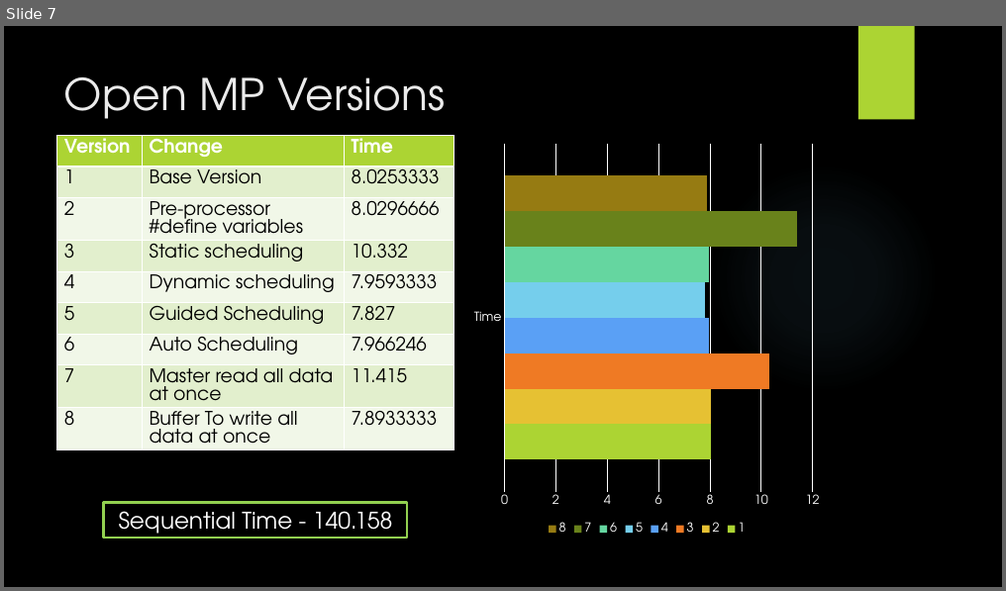
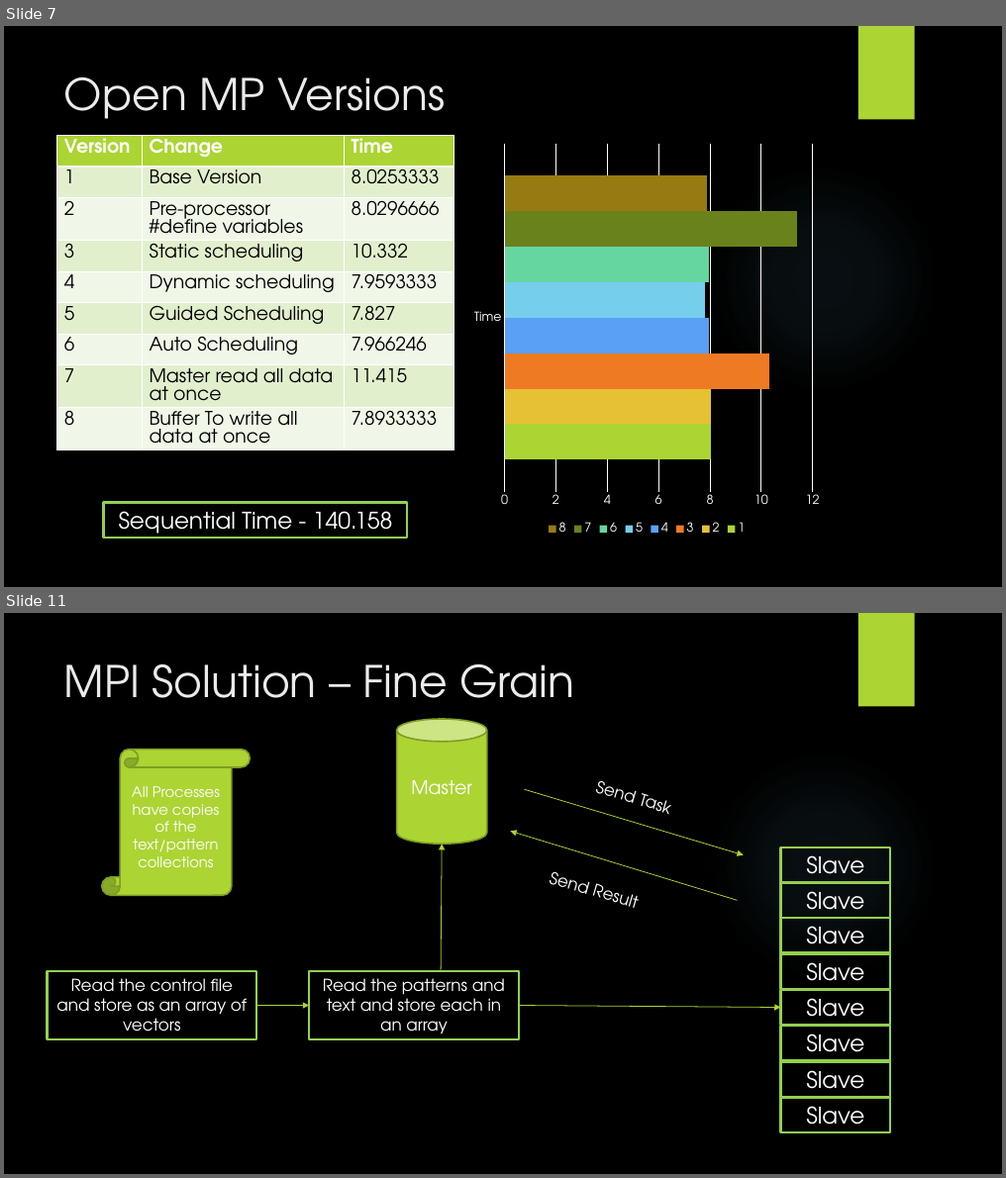
Before and after one commit to jordantoaster/Jordans-Repo, a slide deck: BestHPC/presentation.pptx. Shown one above the other, each under a label of ours: slide 7 before the commit, slides 7 and 11 after it; the slides between them are not shown. The pictures are 1006x591 and 1006x1178 pixels, drawn with LibreOffice and Linux fonts; fonts in the diff are those of the drawing; background and template pictures are left out. Boxes give left, top, right and bottom in pixels: in the first picture for what was removed or moved away, otherwise in the second. Text is boxed around its words. In the diff, an @@ line names an element or a change of style, - is before the commit and + after.

```diff
--- a/BestHPC/presentation.pptx
+++ b/BestHPC/presentation.pptx
@@ slide 11 added at <box>4,613,1002,1174</box>, background picture (left out); not listed: 2 template elements that a slide beside it also shows @@
@@ title added at <box>64,664,574,698</box>, 42 pt, text #EBEBEB @@
+MPI Solution – Fine Grain
@@ cylinder added at <box>397,719,487,845</box>, fill #ACD433, outline #7F9D26 1.5 pt, 18 pt, text #FFFFFF @@
+Master
@@ vertical scroll added at <box>102,750,251,895</box>, fill #ACD433, outline #7F9D26 1.5 pt, 14 pt, text #FFFFFF @@
+All Processes have copies of the text/pattern collections
@@ arrow added from (525, 789) to (744, 856), #ACD433 0.75 pt @@
@@ text added at <box>595,781,669,814</box>, 16 pt, text #FFFFFF @@
+Send Task
@@ arrow added from (441, 971) to (442, 845), #ACD433 0.75 pt @@
@@ arrow added from (737, 900) to (510, 831), #ACD433 0.75 pt @@
@@ rectangle added at <box>781,848,890,882</box>, outline #92D050 2.25 pt, 22 pt, text #FFFFFF @@
+Slave
@@ text added at <box>548,872,587,894</box>, 16 pt, text #FFFFFF @@
+Send Result
@@ rectangle added at <box>781,882,890,918</box>, outline #92D050 2.25 pt, 22 pt, text #FFFFFF @@
+Slave
@@ rectangle added at <box>781,918,890,953</box>, outline #92D050 2.25 pt, 22 pt, text #FFFFFF @@
+Slave
@@ rectangle added at <box>781,955,890,989</box>, outline #92D050 2.25 pt, 22 pt, text #FFFFFF @@
+Slave
@@ rectangle added at <box>48,971,257,1040</box>, outline #92D050 2.25 pt, 16 pt, text #FFFFFF @@
+Read the control file and store as an array of vectors
@@ rectangle added at <box>310,971,519,1040</box>, outline #92D050 2.25 pt, 16 pt, text #FFFFFF @@
+Read the patterns and text and store each in an array
@@ rectangle added at <box>781,990,890,1026</box>, outline #92D050 2.25 pt, 22 pt, text #FFFFFF @@
+Slave
@@ arrow added from (257, 1006) to (310, 1006), #ACD433 0.75 pt @@
@@ arrow added from (519, 1006) to (781, 1008), #ACD433 0.75 pt @@
@@ rectangle added at <box>781,1026,890,1061</box>, outline #92D050 2.25 pt, 22 pt, text #FFFFFF @@
+Slave
@@ rectangle added at <box>781,1062,890,1097</box>, outline #92D050 2.25 pt, 22 pt, text #FFFFFF @@
+Slave
@@ rectangle added at <box>781,1097,890,1133</box>, outline #92D050 2.25 pt, 22 pt, text #FFFFFF @@
+Slave
```
Also in this commit, not shown: 2 slides changed, 8 other slides added, 3 slides removed, 2 other files.
